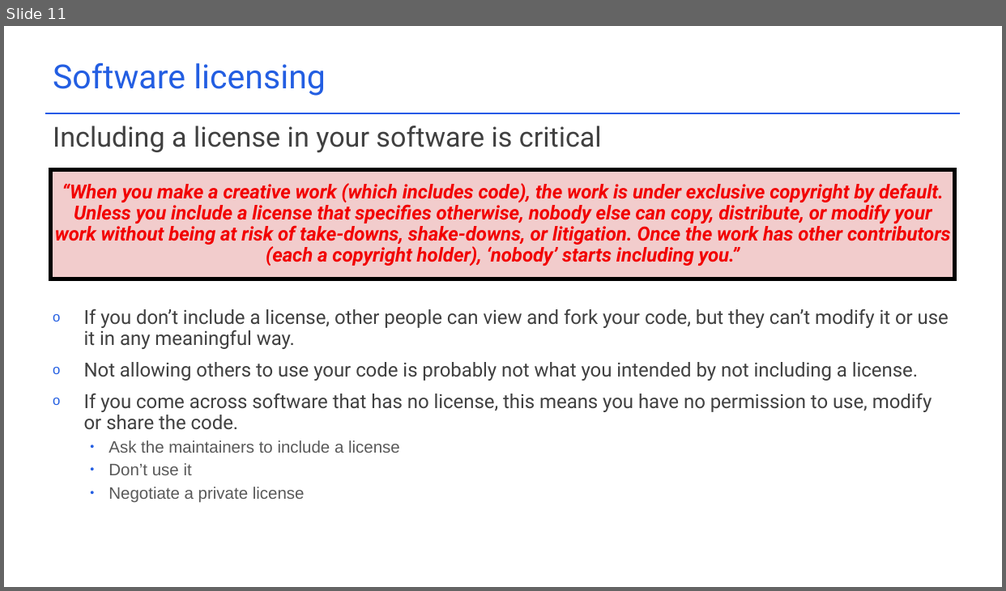
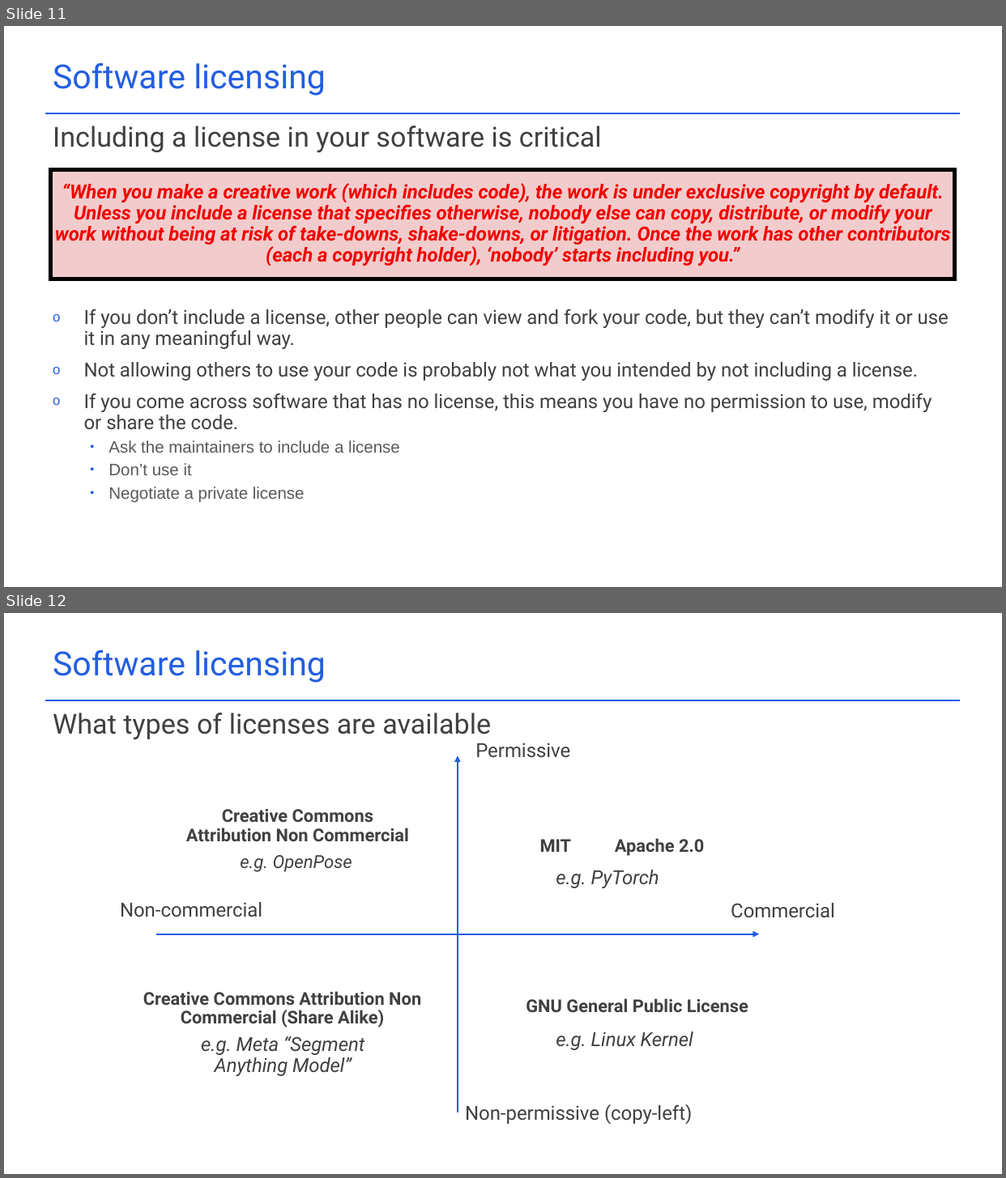
Before and after one commit to acceleratescience/packaging-publishing, a slide deck: docs/Slides/2_versioncontrol.pptx. Shown one above the other, each under a label of ours: slide 11 before the commit, slides 11 and 12 after it. The pictures are 1006x591 and 1006x1178 pixels, drawn with LibreOffice and Linux fonts; fonts in the diff are those of the drawing; background and template pictures are left out. Boxes give left, top, right and bottom in pixels: in the first picture for what was removed or moved away, otherwise in the second. Text is boxed around its words. In the diff, an @@ line names an element or a change of style, - is before the commit and + after.

Commit message:
chore: update slides

```diff
--- a/docs/Slides/2_versioncontrol.pptx
+++ b/docs/Slides/2_versioncontrol.pptx
@@ slide 12 added at (4,613,1002,1174), background #FFFFFF; not listed: 1 template element that a slide beside it also shows @@
@@ text added at (53,649,326,683), 32 pt, text #235EE2 @@
+Software licensing
@@ text added at (53,713,491,740), 26.7 pt, text #404040 @@
+What types of licenses are available
@@ arrow added from (458, 1113) to (458, 756), #235DE3 1.5 pt @@
@@ text added at (475,743,570,758), 18.7 pt, text #404040 @@
+Permissive
@@ text added at (186,809,409,841), 17 pt, text #404040, bold @@
+Creative Commons Attribution Non Commercial
@@ text added at (240,855,352,872), 17.3 pt, text #404040, italic @@
+e.g. OpenPose
@@ text added at (540,838,704,856), 17 pt, text #404040, bold @@
+MIT Apache 2.0
@@ text added at (556,870,659,888), 18.7 pt, text #404040, italic @@
+e.g. PyTorch
@@ text added at (120,902,262,917), 18.7 pt, text #404040 @@
+Non-commercial
@@ text added at (731,903,835,918), 18.7 pt, text #404040 @@
+Commercial
@@ arrow added from (156, 934) to (760, 934), #235DE3 1.5 pt @@
@@ text added at (143,991,421,1028), 17 pt, text #404040, bold @@
+Creative Commons Attribution Non Commercial (Share Alike)
@@ text added at (526,999,748,1012), 17 pt, text #404040, bold @@
+GNU General Public License
@@ text added at (201,1037,364,1076), 18.7 pt, text #404040, italic @@
+e.g. Meta “Segment Anything Model”
@@ text added at (556,1032,693,1050), 18.7 pt, text #404040, italic @@
+e.g. Linux Kernel
@@ text added at (465,1105,692,1124), 18.7 pt, text #404040 @@
+Non-permissive (copy-left)
```
Also in this commit, not shown: 1 other slide added, 1 slide removed, 6 other files.
